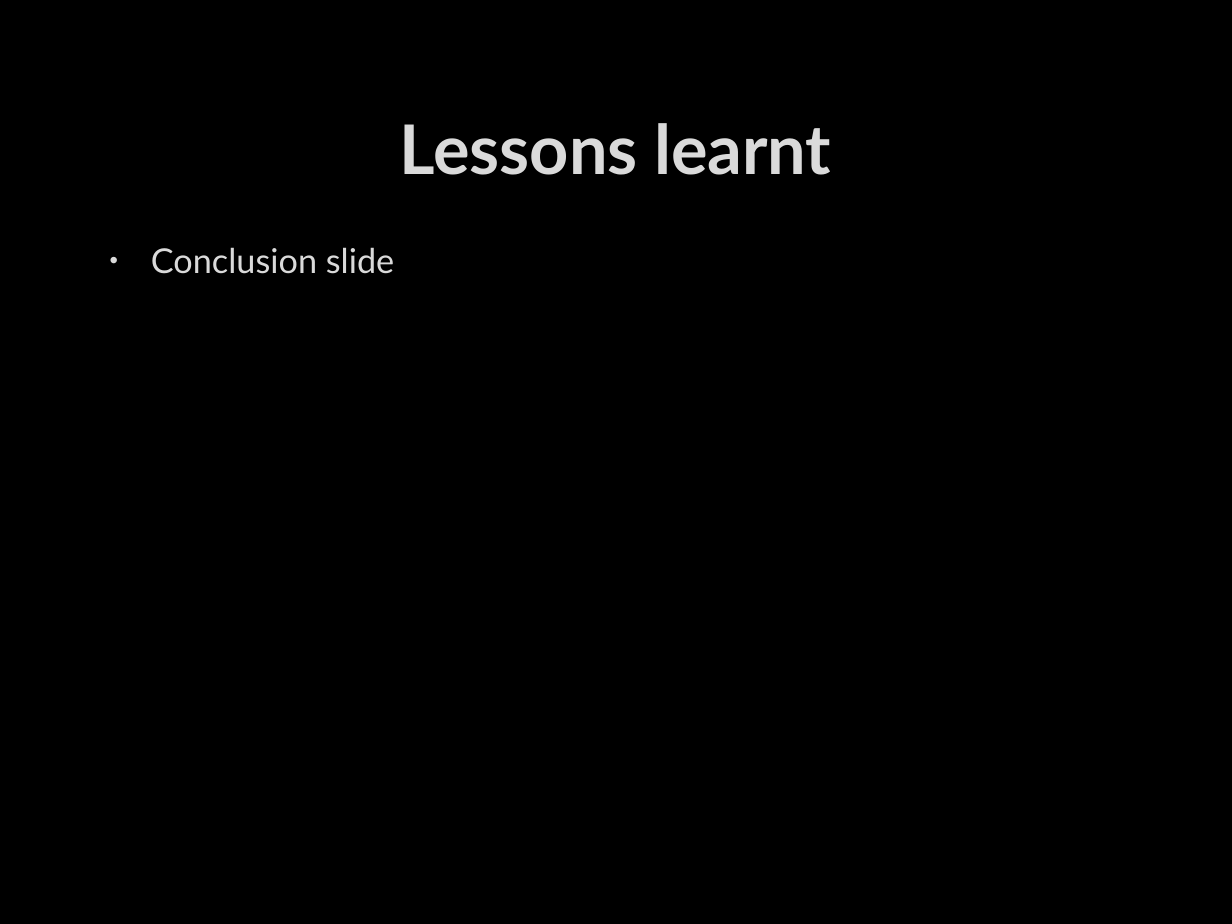
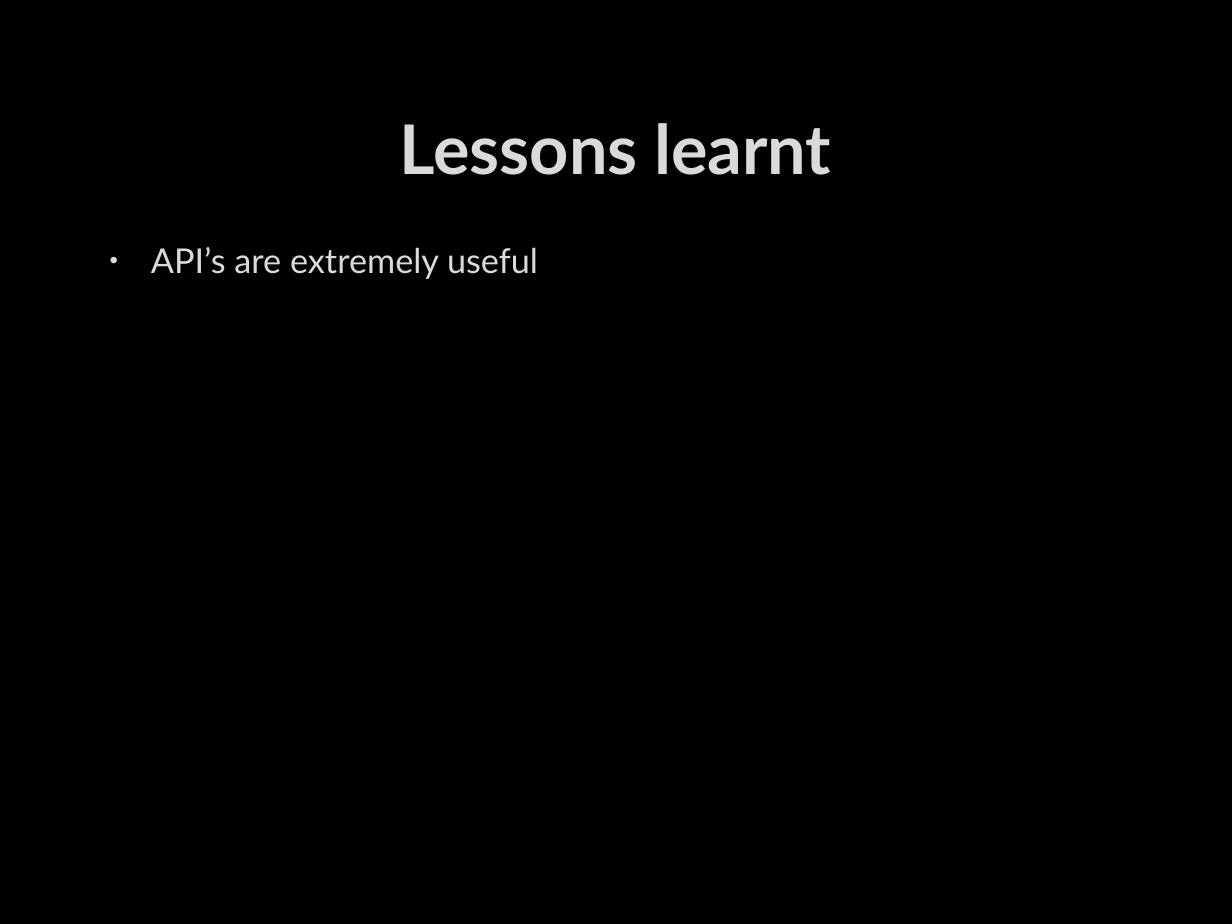
Before and after one commit to ddave2122/Group6, a slide deck: slide 16 of MobAppFinalPresent.pptx. Drawn at 1232x924 pixels with LibreOffice and Linux fonts; fonts in the diff are those of the drawing; background and template pictures are left out. Boxes give left, top, right and bottom in pixels: in the first picture for what was removed or moved away, otherwise in the second. Text is boxed around its words. In the diff, an @@ line names an element or a change of style, - is before the commit and + after.

```diff
--- a/MobAppFinalPresent.pptx
+++ b/MobAppFinalPresent.pptx
@@ text at (151,247,538,279): text changed @@
-• Conclusion slide
+• API’s are extremely useful
```
Also in this commit, not shown: 6 other slides changed.
